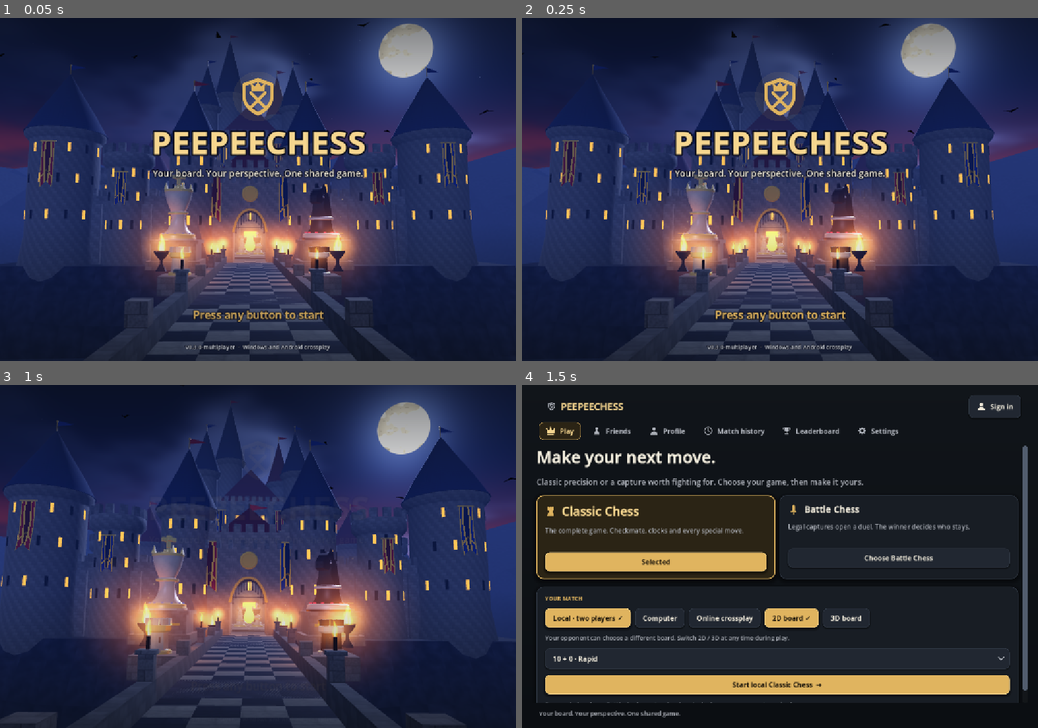
Above: before the commit, frames 1-4 (two rows, left to right).
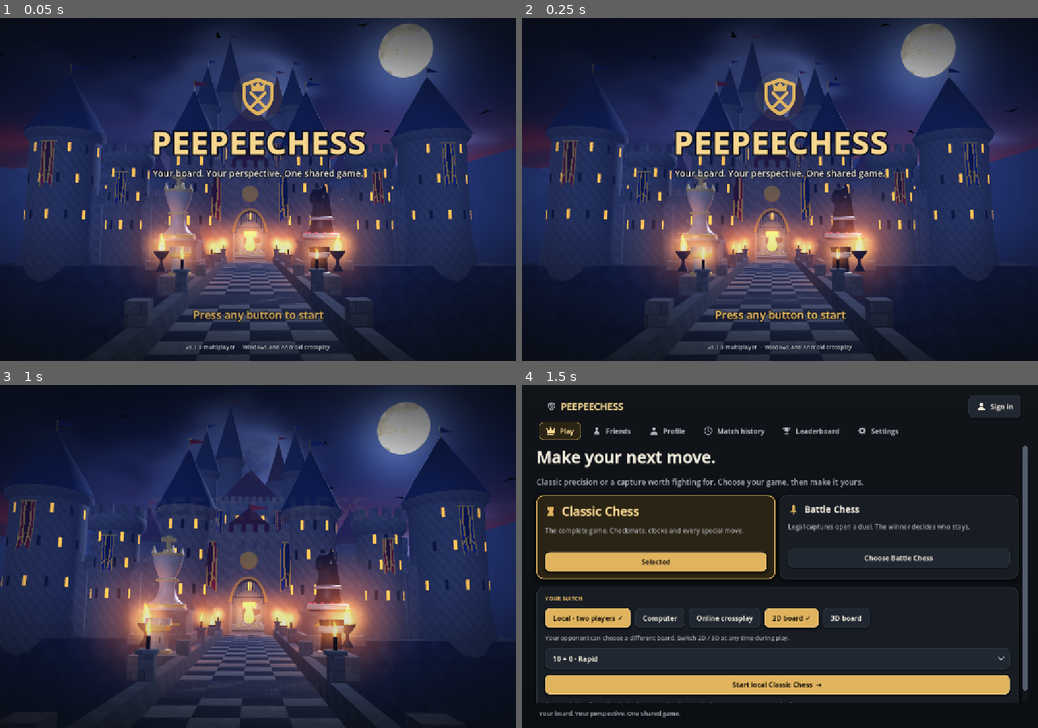
Above: after the commit, the same moments.

Repository: liamvwoudenberg-lang/Peepeechess
Game: Godot game, scene res://ui/application.tscn
The game is run twice, just before and just after one commit, with the same random seed, the same clock (stepped at 60 frames per second) and the same inputs.
Inputs (mouse positions are in pixels of both pictures, inside the frame that each line leads up to):
- Up to frame 1 (0.05 s): no input
- Up to frame 2 (0.25 s): no input
- Up to frame 3 (1 s): tap Enter (ui_accept) at 0.5, 0.77 s; move the mouse to (371, 539) at 0.52 s; hold Right (ui_right) from 0.53 s (still down); tap Space at 0.6 s; click (371, 539) at 0.67 s
- Up to frame 4 (1.5 s): tap Enter (ui_accept) at 1.07 s; release Right (ui_right) at 1.25 s; click "Classic Chess" at 1.25 s

The runs differ from the first frame. In frame 1, 3.7% of the frame differs, in the area x 0-100%, y 0-73%; in frame 2, 3.7%; in frame 3, 3.0%; in frame 4, nothing differs.

Commit message:
Menu: mode identities (Classic/Battle/Online caption + scene tint), restrained vignette
Co-Authored-By: Claude Sonnet 5.5 <noreply@anthropic.com>
Claude-Session: https://claude.ai/code/session_018mTi2bkDTvTRMbSyGF3xok

Diff:
--- a/godot/ui/theme/backdrop.gd
+++ b/godot/ui/theme/backdrop.gd
@@ -18,6 +18,14 @@
 			center_dim = value
 			if mode == "scene":
 				queue_redraw()
+## Mode identity tint (Classic / Battle / Online): a soft coloured wash at the edges of the scene, eased in and out.
+var tint := Color(1, 1, 1, 0.0):
+	set(value):
+		tint = value
+		if mode == "scene":
+			queue_redraw()
+var _tint_tween: Tween
+var _vignette_texture: GradientTexture2D
 var mode := "page":
 	set(value):
 		mode = value
@@ -108,7 +116,39 @@
 		_piece_angle[i] += _piece_speed[i] * step
 	queue_redraw()
 
+## Eases the identity tint to `colour` (alpha = strength; alpha 0 clears it). Jumps when motion is reduced.
+func set_tint(colour: Color) -> void:
+	if _tint_tween != null and _tint_tween.is_valid():
+		_tint_tween.kill()
+	if Prefs.reduce_motion or not is_inside_tree():
+		tint = colour
+		return
+	_tint_tween = create_tween()
+	_tint_tween.tween_property(self, "tint", colour, 0.35).set_trans(Tween.TRANS_SINE).set_ease(Tween.EASE_OUT)
+
 func _draw_scene_scrim(rect: Rect2) -> void:
+	# restrained vignette: darkens the corners so the eye rests on the castle and the menu
+	if _vignette_texture == null:
+		var vg := Gradient.new()
+		vg.set_color(0, Color(0, 0, 0, 0.0))
+		vg.set_color(1, Color(0.01, 0.015, 0.03, 0.62))
+		vg.set_offset(0, 0.55)
+		var tex := GradientTexture2D.new()
+		tex.gradient = vg
+		tex.fill = GradientTexture2D.FILL_RADIAL
+		tex.fill_from = Vector2(0.5, 0.5)
+		tex.fill_to = Vector2(1.0, 1.0)
+		tex.width = 128
+		tex.height = 128
+		_vignette_texture = tex
+	draw_texture_rect(_vignette_texture, rect, false)
+	if tint.a > 0.004:
+		var wash := Color(tint.r, tint.g, tint.b, tint.a)
+		var edge := Color(tint.r, tint.g, tint.b, 0.0)
+		var w := rect.size.x * 0.45
+		draw_polygon(PackedVector2Array([rect.position, rect.position + Vector2(w, 0), rect.position + Vector2(w, rect.size.y), rect.position + Vector2(0, rect.size.y)]), PackedColorArray([wash, edge, edge, wash]))
+		var bottom_h := rect.size.y * 0.35
+		draw_polygon(PackedVector2Array([Vector2(rect.position.x, rect.end.y - bottom_h), Vector2(rect.end.x, rect.end.y - bottom_h), rect.end, Vector2(rect.position.x, rect.end.y)]), PackedColorArray([edge, edge, wash, wash]))
 	var dark := Color(T.BG_DEEP.r, T.BG_DEEP.g, T.BG_DEEP.b, 0.0)
 	var top_band := Color(T.BG_DEEP.r, T.BG_DEEP.g, T.BG_DEEP.b, 0.55)
 	var bottom_band := Color(T.BG_DEEP.r, T.BG_DEEP.g, T.BG_DEEP.b, 0.62)
--- a/godot/ui/theme/title_screen.gd
+++ b/godot/ui/theme/title_screen.gd
@@ -4,6 +4,7 @@
 const T = preload("res://ui/theme/ui_tokens.gd")
 const Kit = preload("res://ui/theme/ui_kit.gd")
 const Icons = preload("res://ui/theme/ui_icons.gd")
+const Motion = preload("res://ui/theme/ui_motion.gd")
 
 ## Draws the emblem (a control so the title can size it).
 class Emblem:
@@ -24,6 +25,13 @@
 		var origin := (size - Vector2(extent, extent)) * 0.5
 		draw_circle(size * 0.5, extent * 0.56, Color(T.GOLD.r, T.GOLD.g, T.GOLD.b, 0.08))
 		draw_texture_rect(_texture, Rect2(origin, Vector2(extent, extent)), false, T.GOLD)
+
+## Each mode has its own identity: accent colour, one-line promise. Shown under the menu and tinting the scene while hovered / focused.
+const MODE_IDENTITY := {
+	"classic": {"accent": Color("9fb6d4"), "line": "The pure game. Clocks, craft and checkmate."},
+	"battle": {"accent": Color("e0663a"), "line": "Every capture is a duel to the death. The attacker strikes first."},
+	"online": {"accent": Color("6fb5e8"), "line": "Face friends and rivals across Windows and Android."},
+}
 
 static func version_text() -> String:
 	return "v" + str(ProjectSettings.get_setting("application/config/version", "dev"))
@@ -98,6 +106,34 @@
 		button.alignment = HORIZONTAL_ALIGNMENT_LEFT
 		button.add_theme_font_size_override("font_size", T.FS_LEAD)
 		buttons[entry[0]] = button
+	# mode identity: caption + scene tint follow hover / focus, and the buttons slide in one after another
+	var caption := Kit.label(menu, " ", "Caption", false)
+	caption.name = "ModeCaption"
+	caption.autowrap_mode = TextServer.AUTOWRAP_WORD_SMART
+	caption.custom_minimum_size = Vector2(0, 44)
+	caption.modulate.a = 0.0
+	var order := 0
+	for key in buttons.keys():
+		var button: Button = buttons[key]
+		if MODE_IDENTITY.has(key):
+			var identity: Dictionary = MODE_IDENTITY[key]
+			var show_identity := func():
+				caption.text = identity["line"]
+				caption.add_theme_color_override("font_color", identity["accent"])
+				caption.modulate.a = 1.0
+				var backdrop = app.get("_backdrop")
+				if backdrop != null and backdrop.has_method("set_tint"):
+					backdrop.set_tint(Color(identity["accent"].r, identity["accent"].g, identity["accent"].b, 0.16))
+			var clear_identity := func():
+				caption.modulate.a = 0.0
+				var backdrop = app.get("_backdrop")
+				if backdrop != null and backdrop.has_method("set_tint"):
+					backdrop.set_tint(Color(1, 1, 1, 0.0))
+			button.mouse_entered.connect(show_identity)
+			button.focus_entered.connect(show_identity)
+			button.mouse_exited.connect(clear_identity)
+			button.focus_exited.connect(clear_identity)
+		order += 1
 	if Input.get_connected_joypads().size() > 0 and buttons.has("classic"):
 		buttons["classic"].call_deferred("grab_focus")   # a pad is plugged in: start with a visible focus ring
 	var bottom_pad := Control.new()
